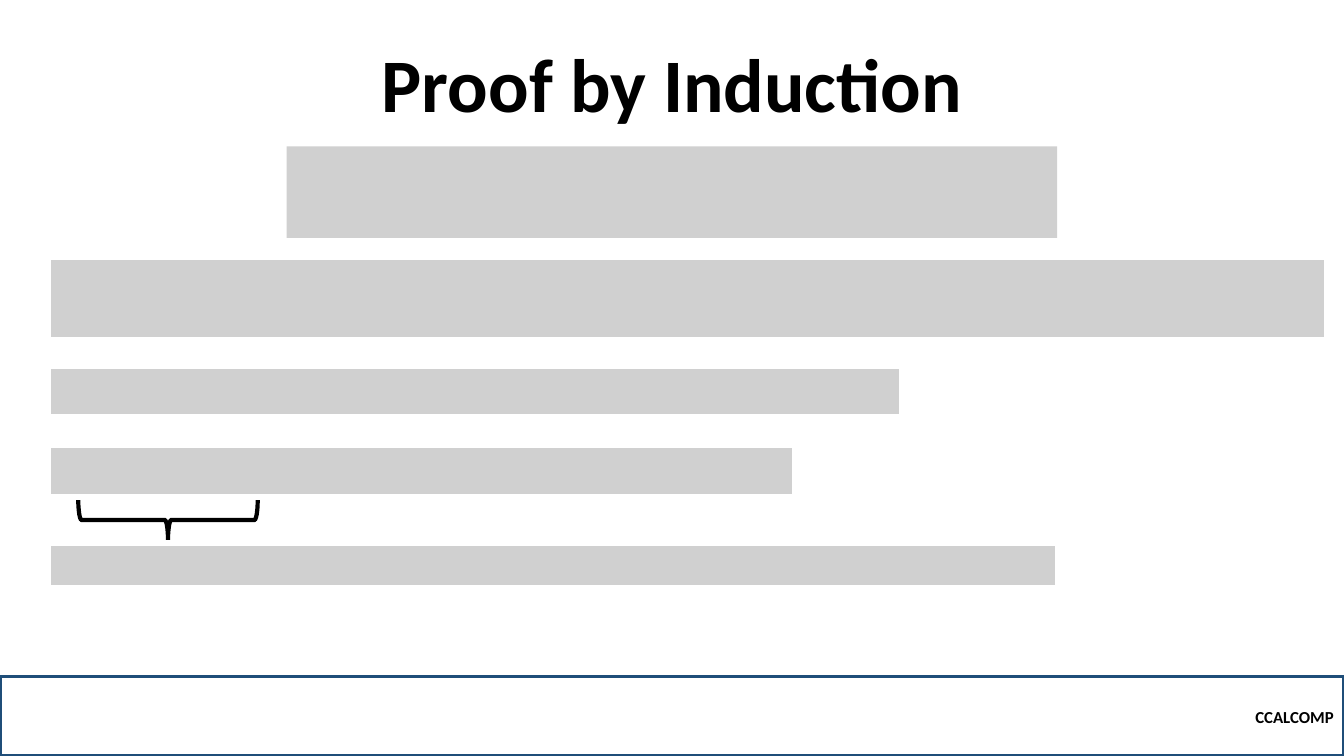
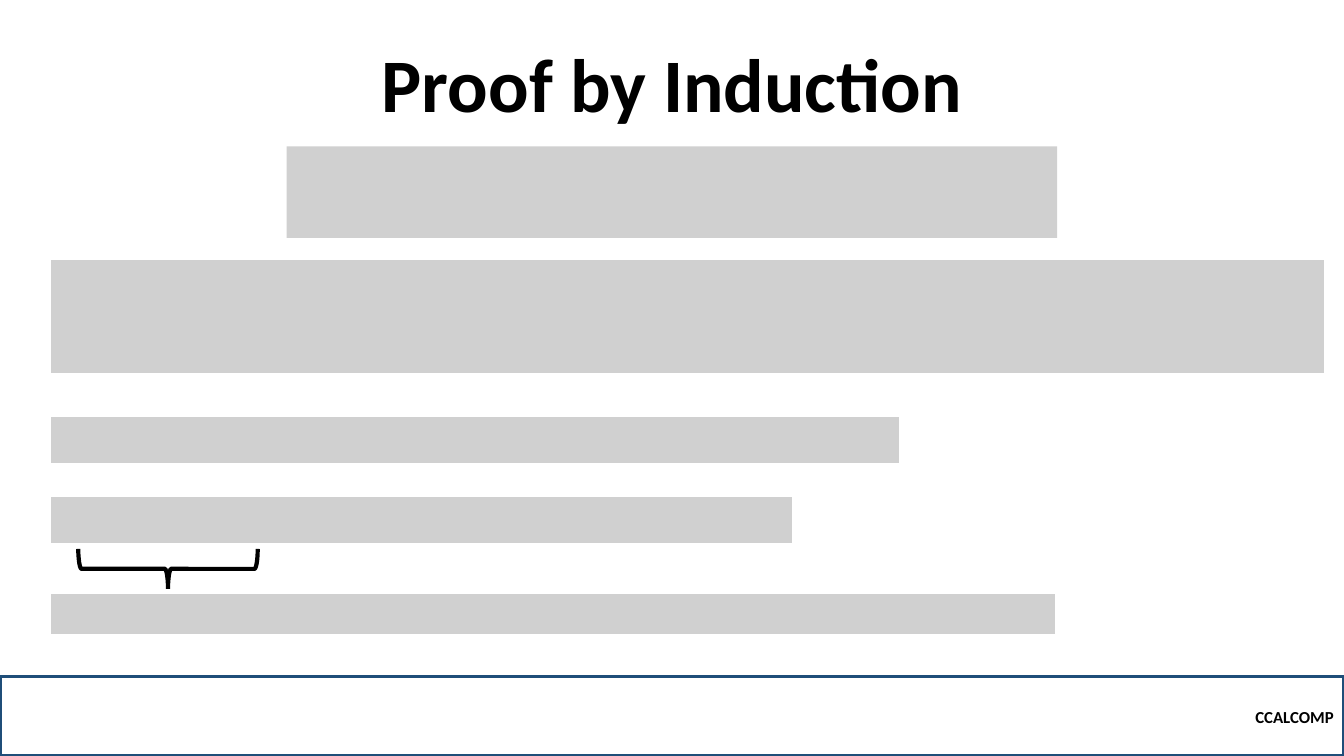
Before and after one commit to robitussin/CCALCOMP, a slide deck: slide 15 of Week 3 - Proofs/Proofs.pptx. Drawn at 1344x756 pixels with LibreOffice and Linux fonts; fonts in the diff are those of the drawing; grey boxes stand for pictures; background and template pictures are left out. Boxes give left, top, right and bottom in pixels: in the first picture for what was removed or moved away, otherwise in the second. Text is boxed around its words. In the diff, an @@ line names an element or a change of style, - is before the commit and + after.

```diff
--- a/Week 3 - Proofs/Proofs.pptx
+++ b/Week 3 - Proofs/Proofs.pptx
@@ picture: place and size @@
-picture at [49, 258, 1327, 340]
+picture at [49, 258, 1327, 375]
@@ picture removed at [49, 367, 901, 417] @@
@@ picture added at [49, 415, 901, 466] @@
@@ picture removed at [49, 446, 795, 496] @@
@@ picture added at [49, 495, 795, 545] @@
@@ picture removed at [49, 543, 1058, 588] @@
@@ right brace: place and size @@
-right brace at [78, 501, 258, 540]
+right brace at [78, 549, 258, 588]
@@ picture removed at [964, 551, 990, 581] @@
@@ picture added at [49, 593, 1058, 637] @@
@@ picture added at [969, 599, 995, 629] @@
```
Also in this commit, not shown: 5 other slides changed, 1 slide added.
